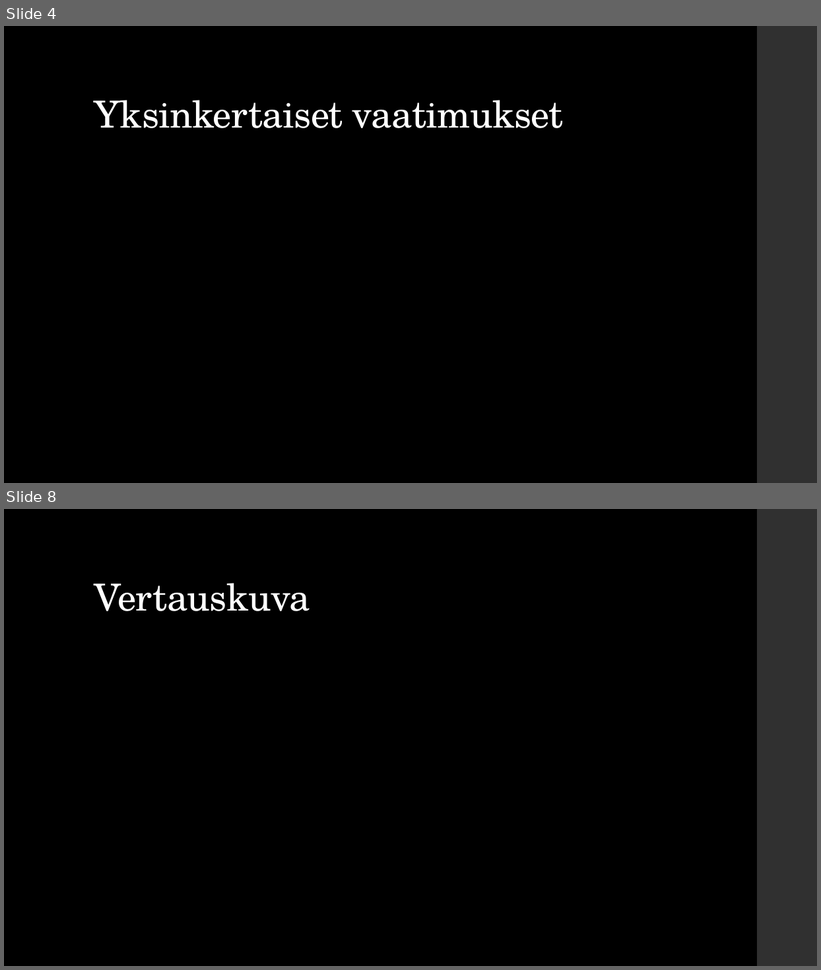
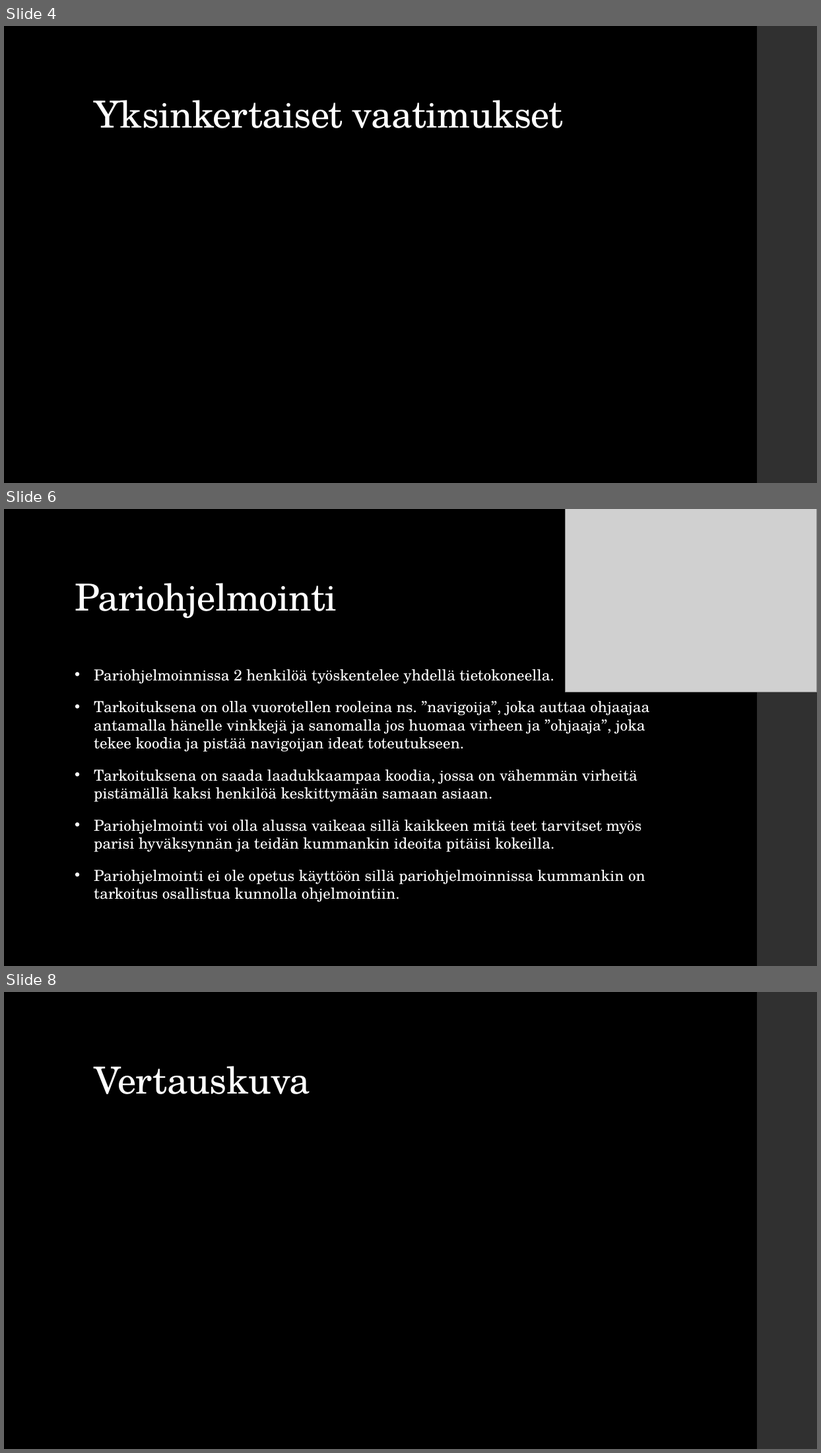
Before and after one commit to vesipeto22/ryhmatyo, a slide deck: Ryhmatyo.pptx. Shown one above the other, each under a label of ours: slides 4 and 8 before the commit, slides 4, 6 and 8 after it; the slides between them are not shown. The pictures are 821x970 and 821x1453 pixels, drawn with LibreOffice and Linux fonts; fonts in the diff are those of the drawing; grey boxes stand for pictures. Boxes give left, top, right and bottom in pixels: in the first picture for what was removed or moved away, otherwise in the second. Text is boxed around its words. In the diff, an @@ line names an element or a change of style, - is before the commit and + after.

```diff
--- a/Ryhmatyo.pptx
+++ b/Ryhmatyo.pptx
@@ slide 6 added at <box>4,509,817,966</box>, background #000000; not listed: 1 template element that a slide beside it also shows @@
@@ picture added at <box>566,509,817,692</box> @@
@@ title added at <box>75,583,337,619</box>, 44 pt, text #FFFFFF @@
+Pariohjelmointi
@@ text added at <box>94,669,649,902</box>, 18 pt, text #FFFFFF @@
+• Pariohjelmoinnissa 2 henkilöä työskentelee yhdellä tietokoneella.
+• Tarkoituksena on olla vuorotellen rooleina ns. ”navigoija”, joka auttaa ohjaajaa antamalla hänelle vinkkejä ja sanomalla jos huomaa virheen ja ”ohjaaja”, joka tekee koodia ja pistää navigoijan ideat toteutukseen.
+• Tarkoituksena on saada laadukkaampaa koodia, jossa on vähemmän virheitä pistämällä kaksi henkilöä keskittymään samaan asiaan.
+• Pariohjelmointi voi olla alussa vaikeaa sillä kaikkeen mitä teet tarvitset myös parisi hyväksynnän ja teidän kummankin ideoita pitäisi kokeilla.
+• Pariohjelmointi ei ole opetus käyttöön sillä pariohjelmoinnissa kummankin on tarkoitus osallistua kunnolla ohjelmointiin.
```
Also in this commit, not shown: 3 slides changed, 1 slide removed.
